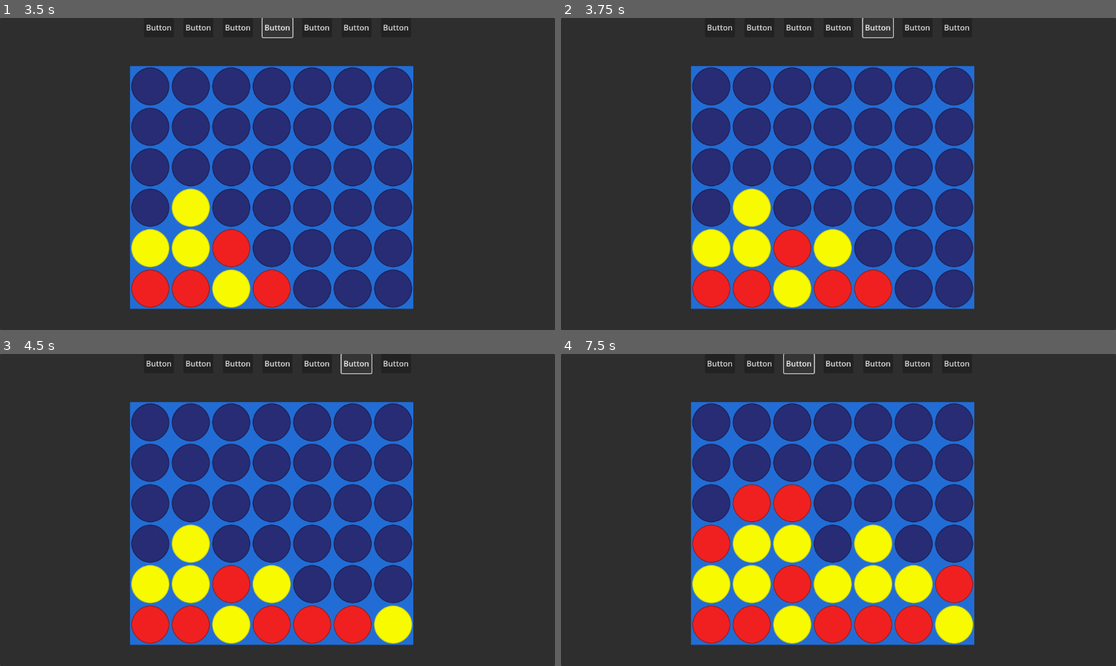
Above: before the commit, frames 1-4 (two rows, left to right).
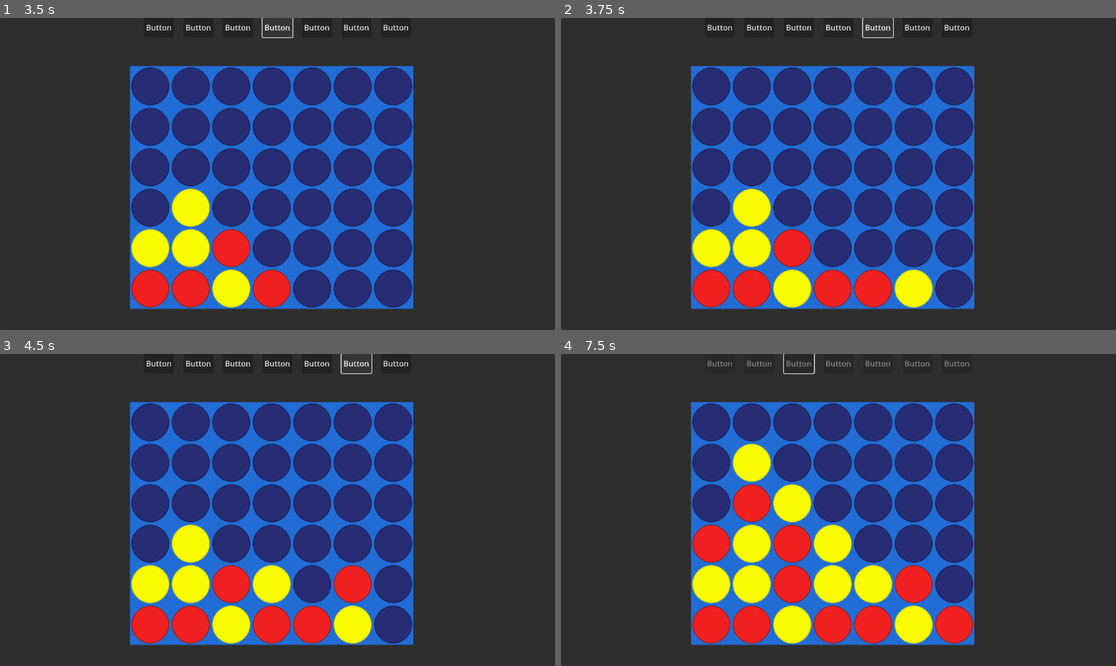
Above: after the commit, the same moments.

Repository: Juzix1/Connect4-Minimax-Godot
Game: Godot game, scene res://Scenes/board.tscn
The game is run twice, just before and just after one commit, with the same random seed, the same clock (stepped at 60 frames per second) and the same inputs.
Inputs:
- Up to frame 1 (3.5 s): click "Button" at 0.5 s; click "Button" at 1.25 s; click "Button" at 2 s; click "Button" at 2.75 s
- Up to frame 2 (3.75 s): click "Button" at 3.5 s
- Up to frame 3 (4.5 s): click "Button" at 4.25 s
- Up to frame 4 (7.5 s): click "Button" at 5 s; click "Button" at 5.75 s; click "Button" at 6.5 s; click "Button" at 7.25 s

Frame 1 is identical in both runs. In frame 2, 1.3% of the frame differs, in the area x 45-68%, y 67-93%; in frame 3, 2.0%; in frame 4, 6.3%, in the area x 26-75%, y 2-93%.

Commit message:
minor changes

Diff:
--- a/Scripts/SI.gd
+++ b/Scripts/SI.gd
@@ -178,5 +178,5 @@
 func get_last_row(board,column):
 	for y in range(6):
 		if board[y][column] != 0:
-			return y
-		return -1
+			return y-1
+		return 5
--- a/Scripts/game_manager.gd
+++ b/Scripts/game_manager.gd
@@ -13,7 +13,14 @@
 func _ready() -> void:
 	player_team = 1#randi_range(1,2)
 	init_Board()
+	#board =[[0,0,0,0,0,0,0],
+			#[0,0,0,0,0,0,0],
+			#[0,0,0,0,0,0,0],
+			#[0,0,0,0,1,0,0],
+			#[0,0,0,1,2,2,0],
+			#[0,0,1,2,1,1,0]]
 #	Debug the board
+
 
 
 
@@ -43,6 +50,7 @@
 			else:
 				token = YELLOW_TOKEN
 			tilemap.set_cell(Vector2i(x, inserted_row), MAIN_SOURCE_ID, token)
+			debug_board()
 			break
 
 	# Check for a win only if a valid move was made
